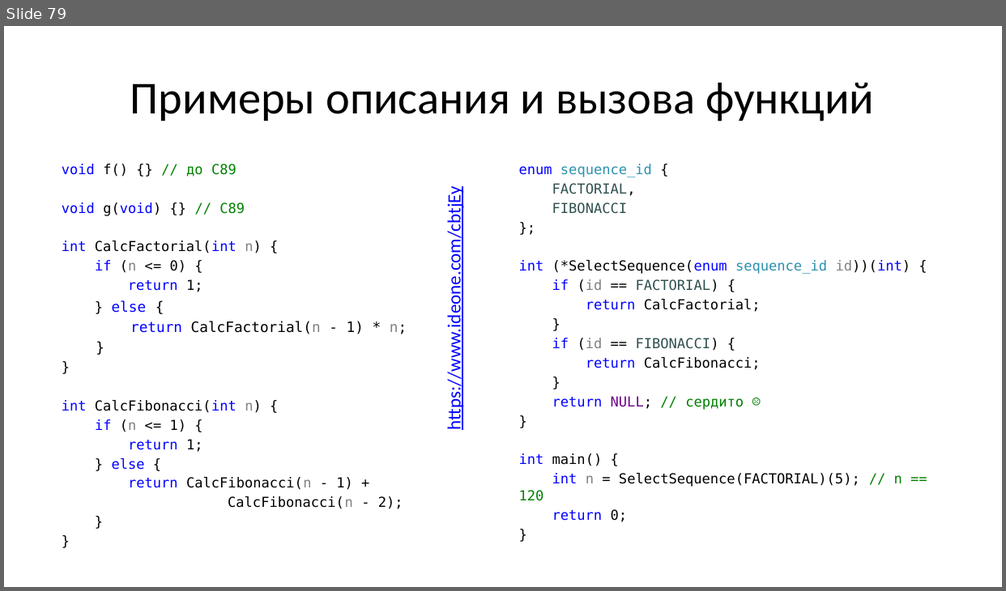
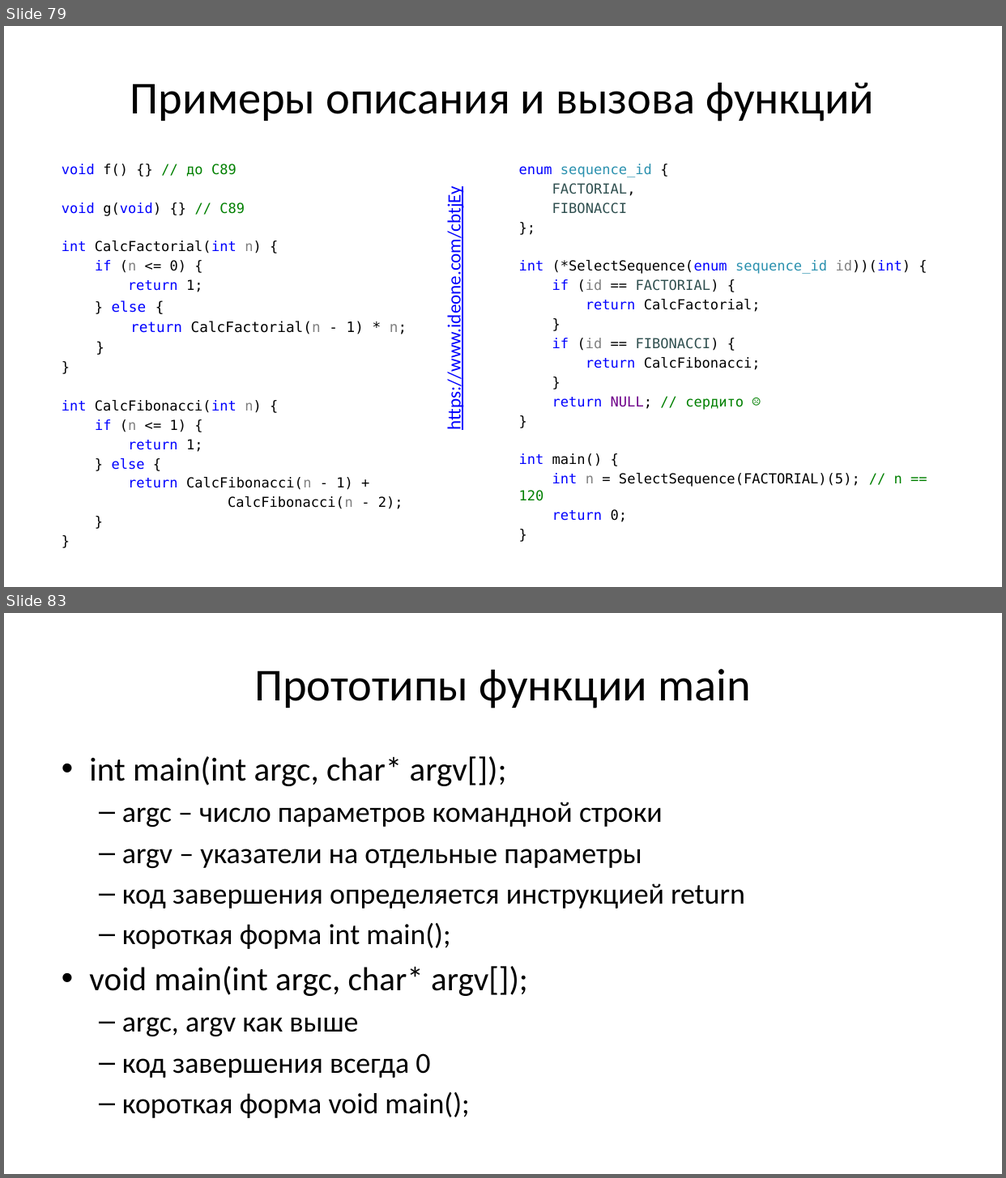
Before and after one commit to Evgueni-Petrov-aka-espetrov/Algorithms-and-Programming-in-C-pptx, a slide deck: 05 Функции.pptx. Shown one above the other, each under a label of ours: slide 79 before the commit, slides 79 and 83 after it; the slides between them are not shown. The pictures are 1006x591 and 1006x1178 pixels, drawn with LibreOffice and Linux fonts; fonts in the diff are those of the drawing. Boxes give left, top, right and bottom in pixels: in the first picture for what was removed or moved away, otherwise in the second. Text is boxed around its words. In the diff, an @@ line names an element or a change of style, - is before the commit and + after.

Commit message:
добавил про прототипы main

```diff
--- a/05 Функции.pptx
+++ b/05 Функции.pptx
@@ slide 83 added at (4, 613, 1002, 1174), background #FFFFFF @@
@@ title added at (254, 669, 752, 709), 44 pt, text #000000 @@
+Прототипы функции main
@@ text added at (89, 756, 745, 1118), 28 pt, text #000000 @@
+• int main(int argc, char* argv[]);
+  – argc – число параметров командной строки
+  – argv – указатели на отдельные параметры
+  – код завершения определяется инструкцией return
+  – короткая форма int main();
+• void main(int argc, char* argv[]);
+  – argc, argv как выше
+  – код завершения всегда 0
+  – короткая форма void main();
```
Also in this commit, not shown: 3 other slides added.
